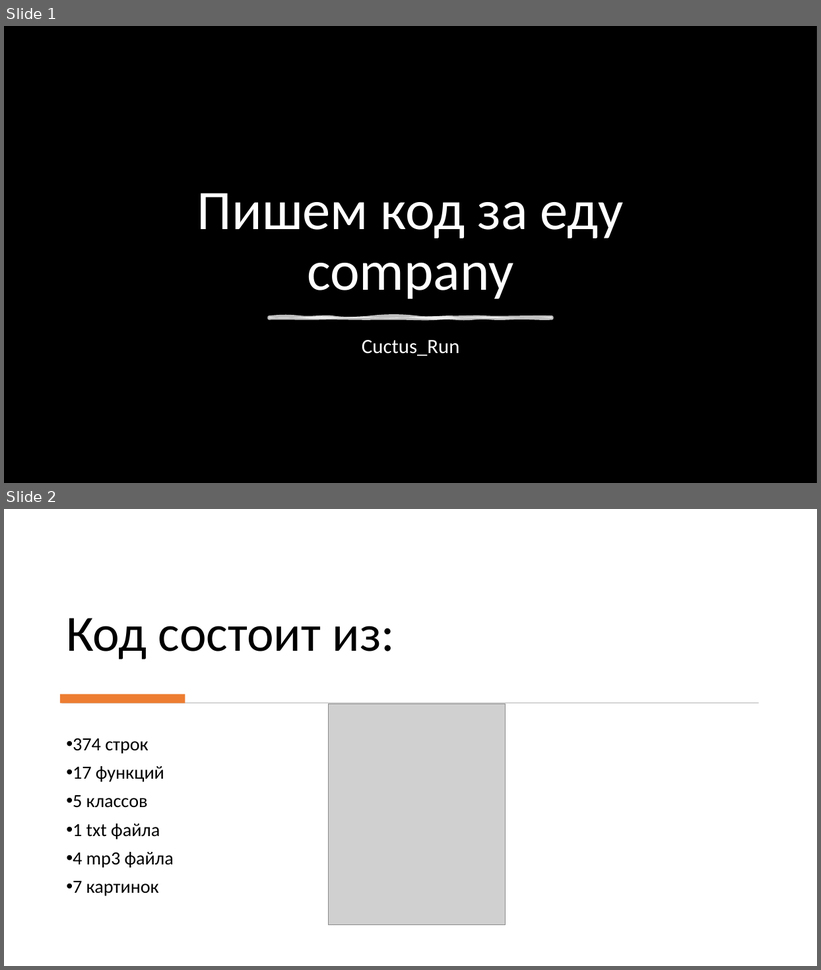
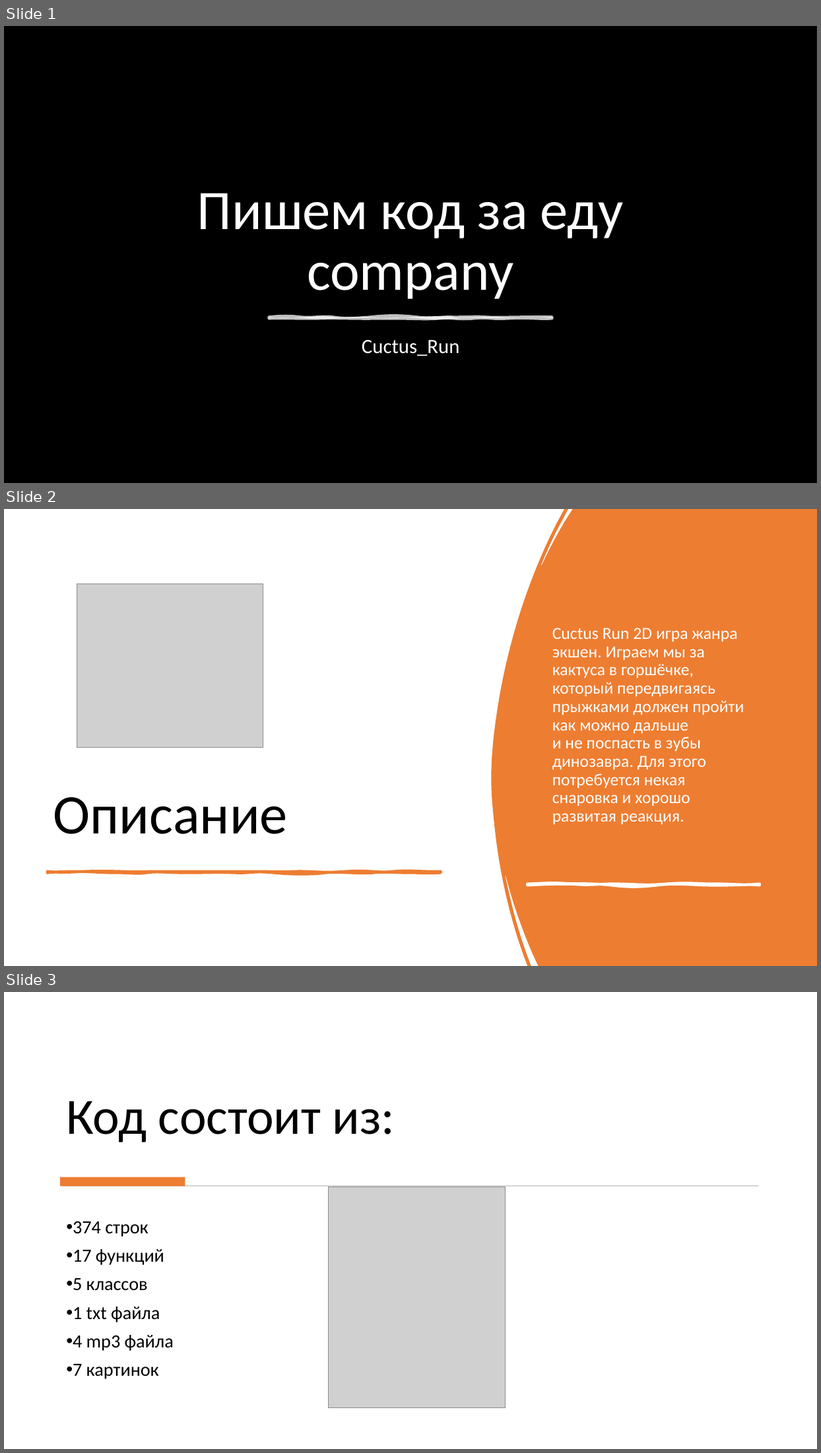
Before and after one commit to MrTof1k/-actus-Run, a slide deck: Презинтация к проекту.pptx. Shown one above the other, each under a label of ours: slides 1 and 2 before the commit, slides 1, 2 and 3 after it. The pictures are 821x970 and 821x1453 pixels, drawn with LibreOffice and Linux fonts; fonts in the diff are those of the drawing; grey boxes stand for pictures; background and template pictures are left out; a plain dark background stands for a picture behind light text. Boxes give left, top, right and bottom in pixels: in the first picture for what was removed or moved away, otherwise in the second. Text is boxed around its words. In the diff, an @@ line names an element or a change of style, - is before the commit and + after.

```diff
--- a/Презинтация к проекту.pptx
+++ b/Презинтация к проекту.pptx
@@ slide 2 added at (4, 509, 817, 966), background #FFFFFF @@
@@ freeform shape added at (491, 509, 817, 966), fill #ED7D31 @@
@@ picture added at (77, 584, 263, 748) @@
@@ subtitle added at (552, 628, 744, 825), 20 pt, text #FFFFFF @@
+Cuctus Run 2D игра жанра экшен. Играем мы за кактуса в горшёчке, который передвигаясь прыжками должен пройти как можно дальше
+и не поспасть в зубы динозавра. Для этого потребуется некая снаровка и хорошо развитая реакция.
@@ title added at (54, 797, 288, 834), 66 pt, text #000000 @@
+Описание
@@ freeform shape added at (48, 872, 441, 873), fill #ED7D31, outline #ED7D31 3.25 pt @@
@@ freeform shape added at (528, 884, 760, 885), fill #FFFFFF, outline #FFFFFF 3.25 pt @@
@@ what was slide 2 is now slide 3 @@
```
